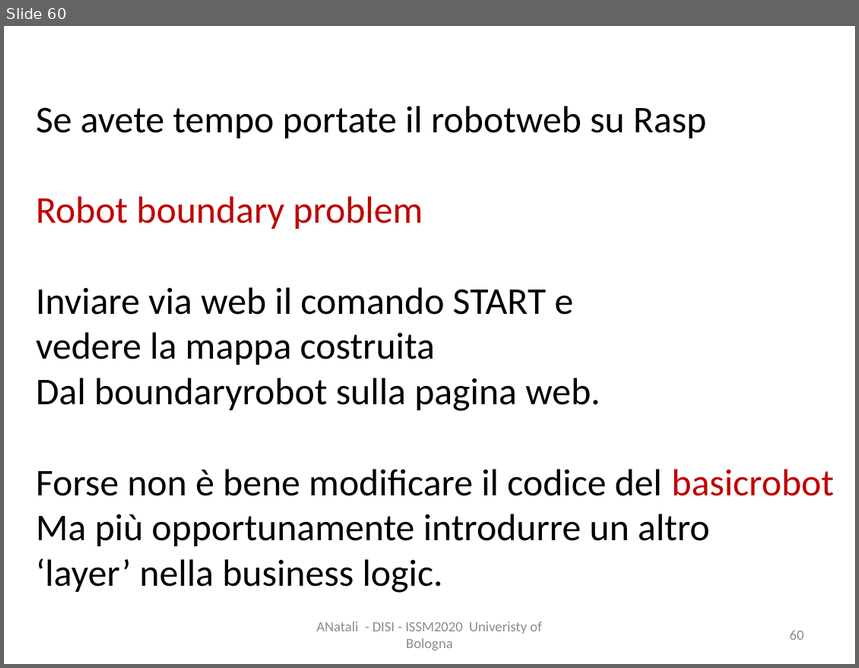
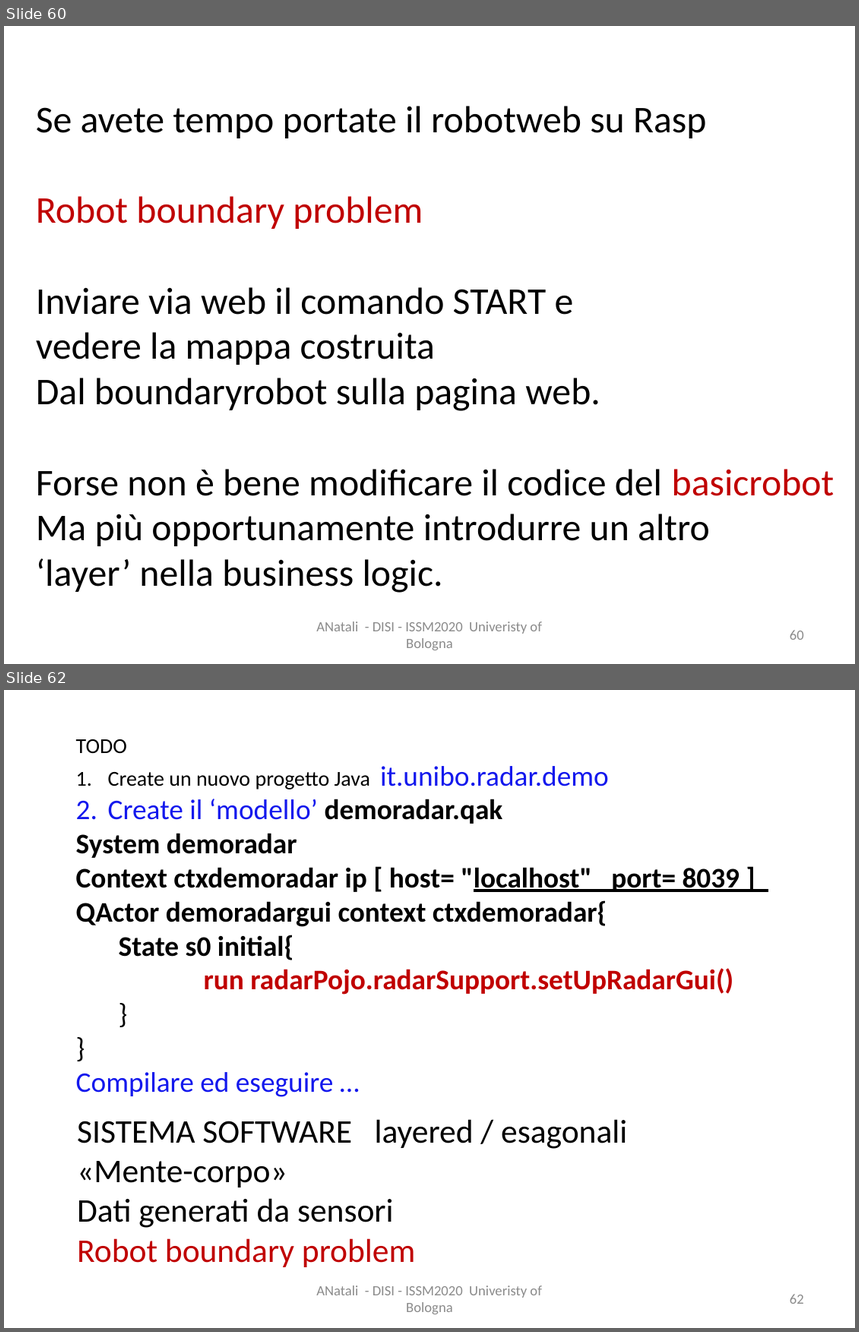
Before and after one commit to anatali/iss2020LabBo, a slide deck: it.unibo.issLabStart/userDocs/ISSM2020Figs.pptx. Shown one above the other, each under a label of ours: slide 60 before the commit, slides 60 and 62 after it; the slides between them are not shown. The pictures are 859x668 and 859x1332 pixels, drawn with LibreOffice and Linux fonts; fonts in the diff are those of the drawing. Boxes give left, top, right and bottom in pixels: in the first picture for what was removed or moved away, otherwise in the second. Text is boxed around its words. In the diff, an @@ line names an element or a change of style, - is before the commit and + after.

```diff
--- a/it.unibo.issLabStart/userDocs/ISSM2020Figs.pptx
+++ b/it.unibo.issLabStart/userDocs/ISSM2020Figs.pptx
@@ slide 62 added at (4,690,855,1328), background #FFFFFF @@
@@ text added at (76,739,740,1097), 24 pt, text #000000, bold @@
+TODO
+1. Create un nuovo progetto Java it.unibo.radar.demo
+2. Create il ‘modello’ demoradar.qak
+System demoradar
+Context ctxdemoradar ip [ host= "localhost" port= 8039 ]
+QActor demoradargui context ctxdemoradar{
+  State s0 initial{
+  run radarPojo.radarSupport.setUpRadarGui()
+  }
+}
+Compilare ed eseguire …
@@ text added at (77,1119,627,1268), 28 pt, text #000000 @@
+SISTEMA SOFTWARE layered / esagonali
+«Mente-corpo»
+Dati generati da sensori
+Robot boundary problem
@@ text added at (316,1286,542,1315), 12 pt, text #8C8C8C @@
+ANatali - DISI - ISSM2020 Univeristy of Bologna
@@ page number added at (790,1294,804,1304), 12 pt, text #8C8C8C @@
+62
```
Also in this commit, not shown: 2 other slides added, 52 other files.
